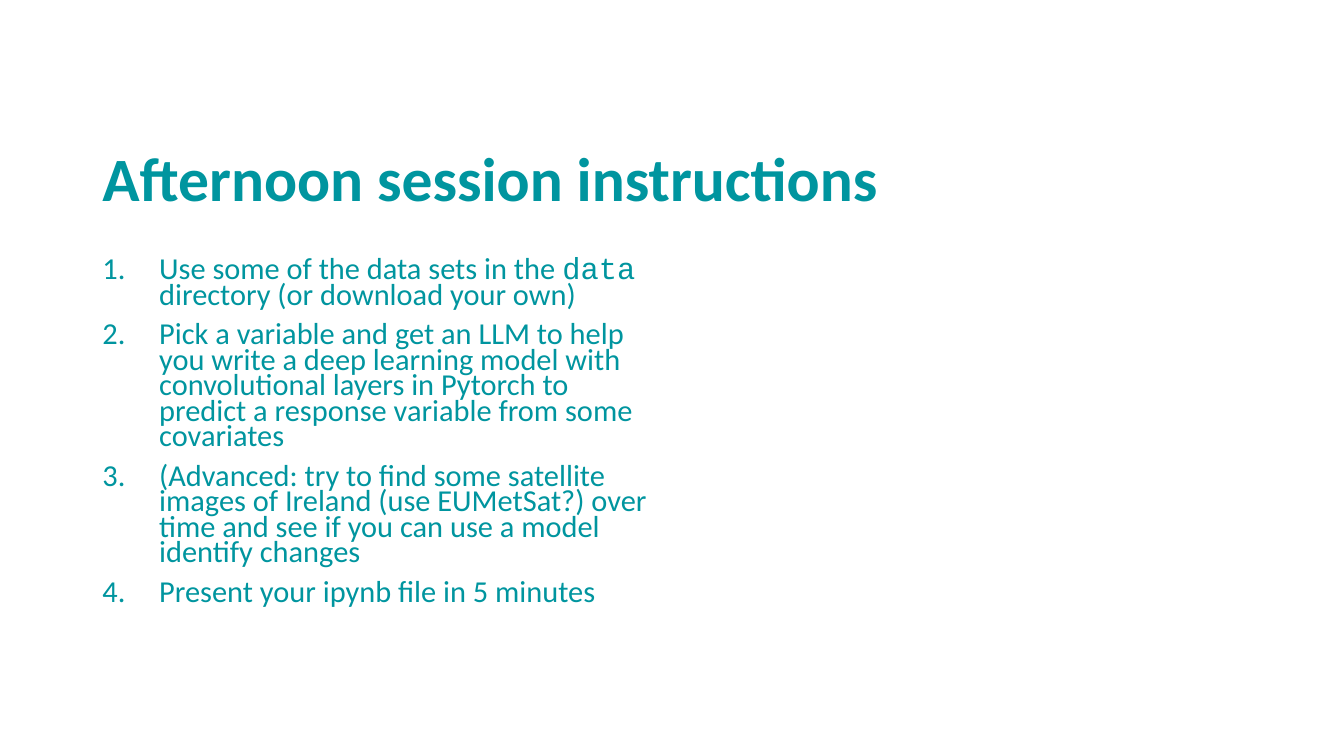
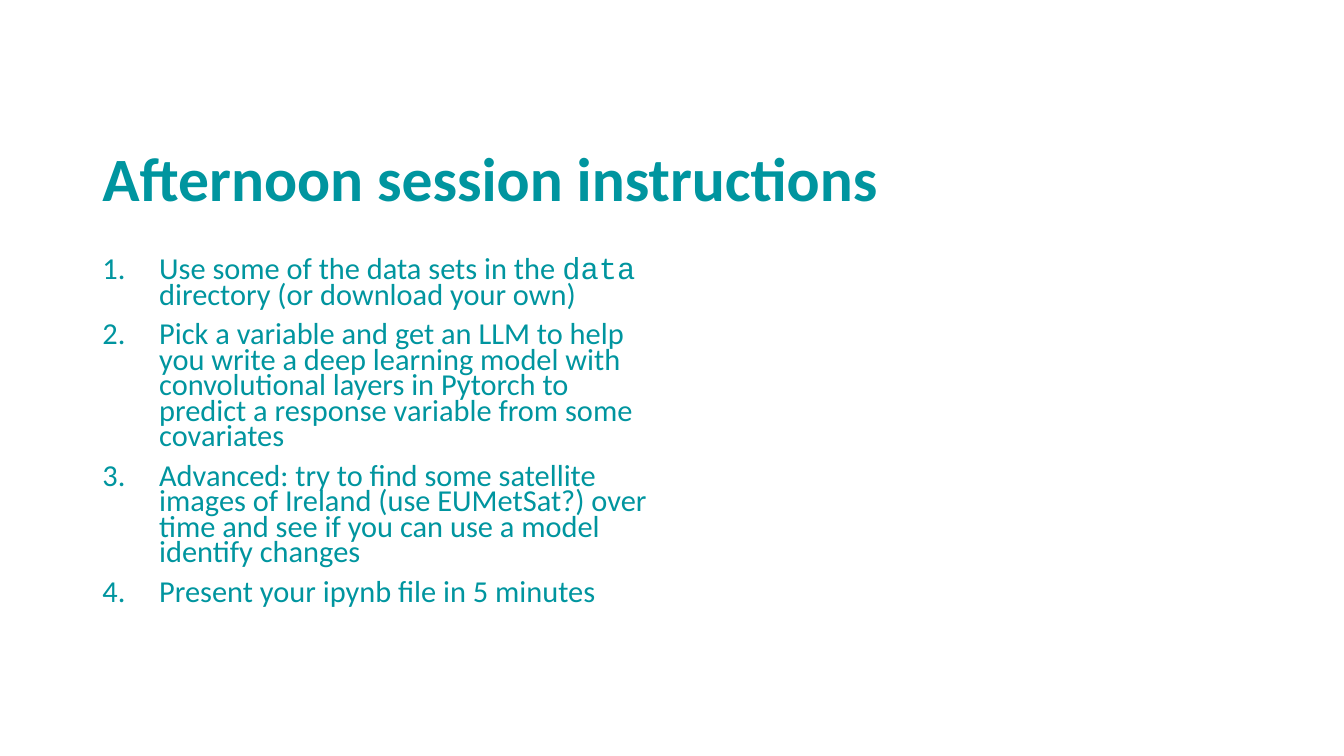
Before and after one commit to andrewcparnell/STAT41130, a slide deck: slide 33 of slides/day 2/D2C2_DL_CNN.pptx. Drawn at 1344x756 pixels with LibreOffice and Linux fonts; fonts in the diff are those of the drawing; background and template pictures are left out. Boxes give left, top, right and bottom in pixels: in the first picture for what was removed or moved away, otherwise in the second. Text is boxed around its words. In the diff, an @@ line names an element or a change of style, - is before the commit and + after.

```diff
--- a/slides/day 2/D2C2_DL_CNN.pptx
+++ b/slides/day 2/D2C2_DL_CNN.pptx
@@ text at (159,465,646,568): text changed @@
-3. (Advanced: try to find some satellite images of Ireland (use EUMetSat?) over time and see if you can use a model identify changes
+3. Advanced: try to find some satellite images of Ireland (use EUMetSat?) over time and see if you can use a model identify changes
```
Also in this commit, not shown: 3 other slides changed, 5 other files.
